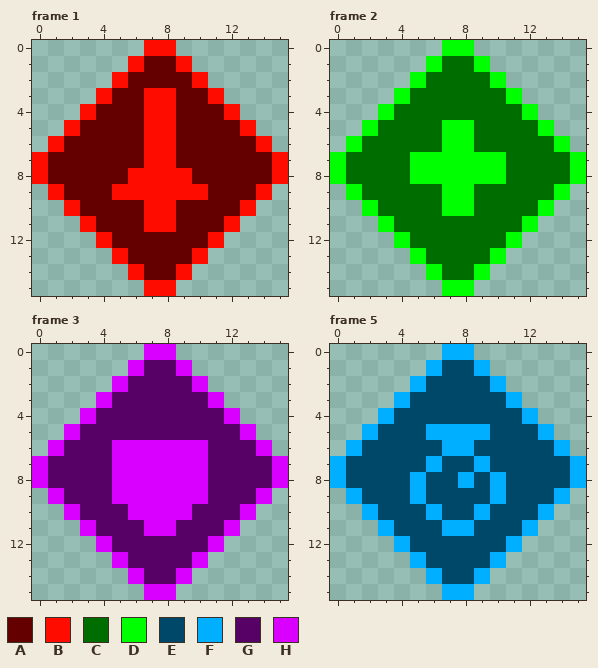
Pixel-art file: Assets/Art/UI/Attributes/Attribute_Icons.aseprite. That is the earlier state.
16x16 pixels, 7 frames. Shown: frame 1, frame 2, frame 3, frame 5. The commit also changed other frames, which this record leaves out.
Palette (. is transparent): A #650000  B #ff0c00  C #006d00  D #00ff00  E #004869  F #00afff  G #570065  H #da00ff
After the commit:
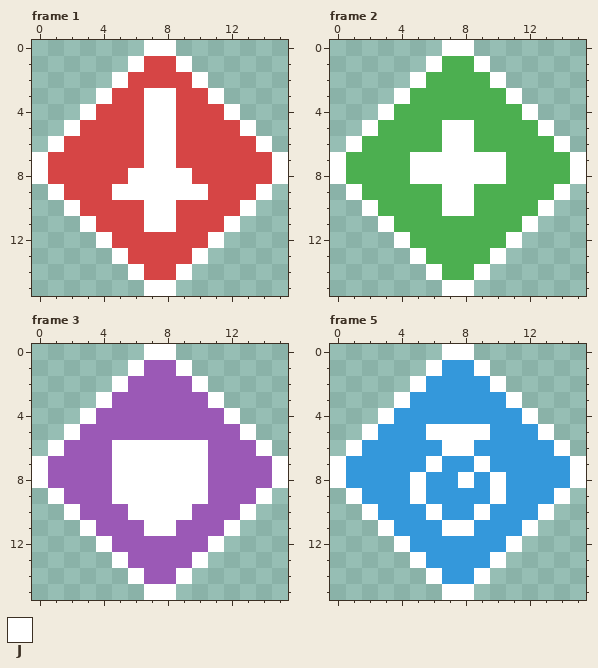
Colours new in this view: J #ffffff
What changed:
colour A: #650000 -> #d64545
colour C: #006d00 -> #4caf50
colour E: #004869 -> #3498db
colour G: #570065 -> #9b59b6
Changed rows in their new state; - is a pixel that keeps its letter.
Frame 1:
first column x 0:
 0 -------JJ-------
 1 ------J--J------
 2 -----J----J-----
 3 ----J--JJ--J----
 4 ---J---JJ---J---
 5 --J----JJ----J--
 6 -J-----JJ-----J-
 7 J------JJ------J
 8 J-----JJJJ-----J
 9 -J---JJJJJJ---J-
10 --J----JJ----J--
11 ---J---JJ---J---
12 ----J------J----
13 -----J----J-----
14 ------J--J------
15 -------JJ-------
Frame 2:
first column x 0:
 0 -------JJ-------
 1 ------J--J------
 2 -----J----J-----
 3 ----J------J----
 4 ---J--------J---
 5 --J----JJ----J--
 6 -J-----JJ-----J-
 7 J----JJJJJJ----J
 8 J----JJJJJJ----J
 9 -J-----JJ-----J-
10 --J----JJ----J--
11 ---J--------J---
12 ----J------J----
13 -----J----J-----
14 ------J--J------
15 -------JJ-------
Frame 3:
first column x 0:
 0 -------JJ-------
 1 ------J--J------
 2 -----J----J-----
 3 ----J------J----
 4 ---J--------J---
 5 --J----------J--
 6 -J---JJJJJJ---J-
 7 J----JJJJJJ----J
 8 J----JJJJJJ----J
 9 -J---JJJJJJ---J-
10 --J---JJJJ---J--
11 ---J---JJ---J---
12 ----J------J----
13 -----J----J-----
14 ------J--J------
15 -------JJ-------
Frame 5:
first column x 0:
 0 -------JJ-------
 1 ------J--J------
 2 -----J----J-----
 3 ----J------J----
 4 ---J--------J---
 5 --J---JJJJ---J--
 6 -J-----JJ-----J-
 7 J-----J--J-----J
 8 J----J--J-J----J
 9 -J---J----J---J-
10 --J---J--J---J--
11 ---J---JJ---J---
12 ----J------J----
13 -----J----J-----
14 ------J--J------
15 -------JJ-------
Pixel boxes of the changes (left, top, right, bottom) in both pictures:
changed: (32, 40, 288, 296)
changed: (330, 40, 586, 296)
changed: (32, 344, 288, 600)
changed: (330, 344, 586, 600)
